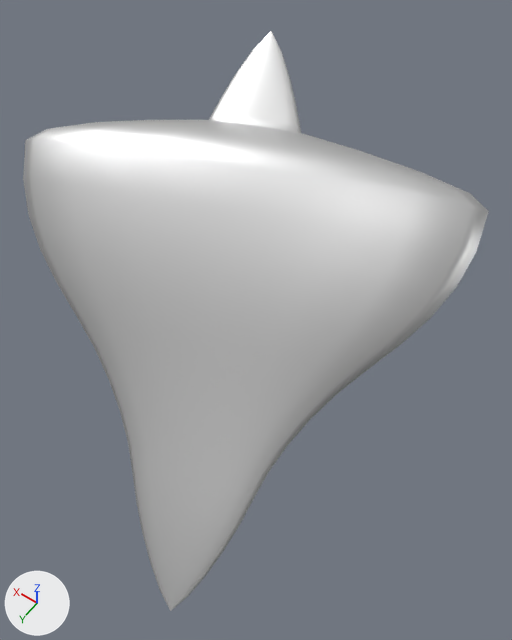
The Blender file Models/Cursors/arrow.blend, before and after one commit.
The view is the same before and after, from a 50 mm lens placed at (-0.0232, 0.0147, 0.0896), pointed at (0.0078, -0.0287, 0.0214). Every picture has the same lights, and +X, +Y and +Z are marked at lower left. The picture after the commit comes second.

Names of what the first picture shows: 'cursor'.
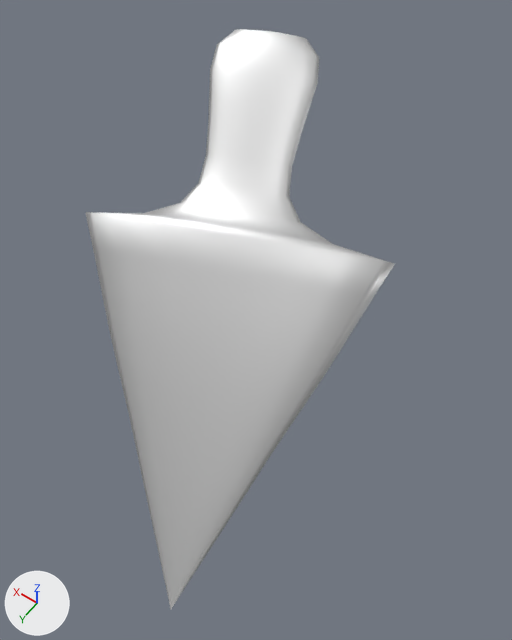
Patch to the scene script:
```diff
--- a/Models/Cursors/arrow.blend.py
+++ b/Models/Cursors/arrow.blend.py
@@ cu_profile @@
 _sp = cu_profile.splines.new('BEZIER'); _sp.bezier_points.add(5)
-_sp.bezier_points.foreach_set('co', [0.0000623, 0.0000728, 0.0, 0.0076, -0.0156, 0.0, 0.018, -0.0332, 0.0, 0.028, -0.0532, 0.0, 0.0056, -0.0588, 0.0, 0.0000623, -0.07, 0.0])
-_sp.bezier_points.foreach_set('handle_left', [0.0000615, 0.0000721, 0.0, 0.00609, -0.0102, 0.0, 0.0126, -0.0274, 0.0, 0.028, -0.0448, 0.0, 0.0056, -0.0588, 0.0, 0.0028, -0.0672, 0.0])
-_sp.bezier_points.foreach_set('handle_right', [0.00287, -0.00273, 0.0, 0.00911, -0.021, 0.0, 0.0234, -0.039, 0.0, 0.028, -0.056, 0.0, 0.0056, -0.0588, 0.0, 0.0, -0.07, 0.0])
+_sp.bezier_points.foreach_set('co', [0.0, 0.0, 0.0, 0.00673, -0.0163, 0.0, 0.0116, -0.0278, 0.0, 0.0189, -0.0457, 0.0, 0.0056, -0.0588, 0.0, 0.0000623, -0.07, 0.0])
+_sp.bezier_points.foreach_set('handle_left', [0.0, 0.0, 0.0, 0.00462, -0.0111, 0.0, 0.00841, -0.0206, 0.0, 0.0156, -0.038, 0.0, 0.00477, -0.0516, 0.0, 0.00956, -0.071, 0.0])
+_sp.bezier_points.foreach_set('handle_right', [0.00188, -0.00468, 0.0, 0.00884, -0.0215, 0.0, 0.0148, -0.0351, 0.0, 0.00354, -0.0467, 0.0, 0.00573, -0.0628, 0.0, 0.0, -0.07, 0.0])
 _sp.resolution_u = 5
+_sp.use_smooth = False
 cu_profile.materials.append(mat_main)
```

Boxes (x1, y1, x2, y2) around the edits, measured in the pictures (512 x 640 px):
'cursor', reshaped (33% narrower)
    before: (23, 31, 489, 611)
    after: (85, 29, 395, 609)
